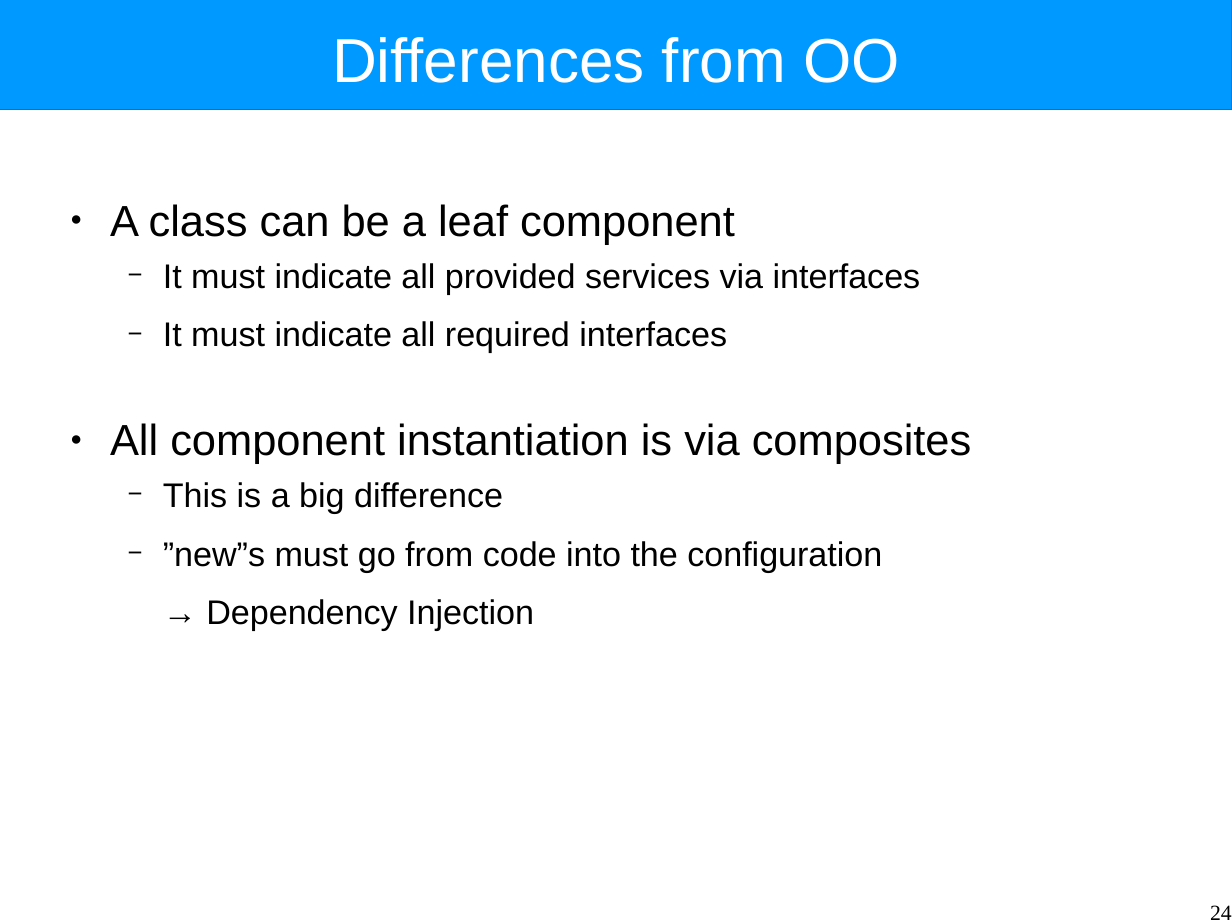
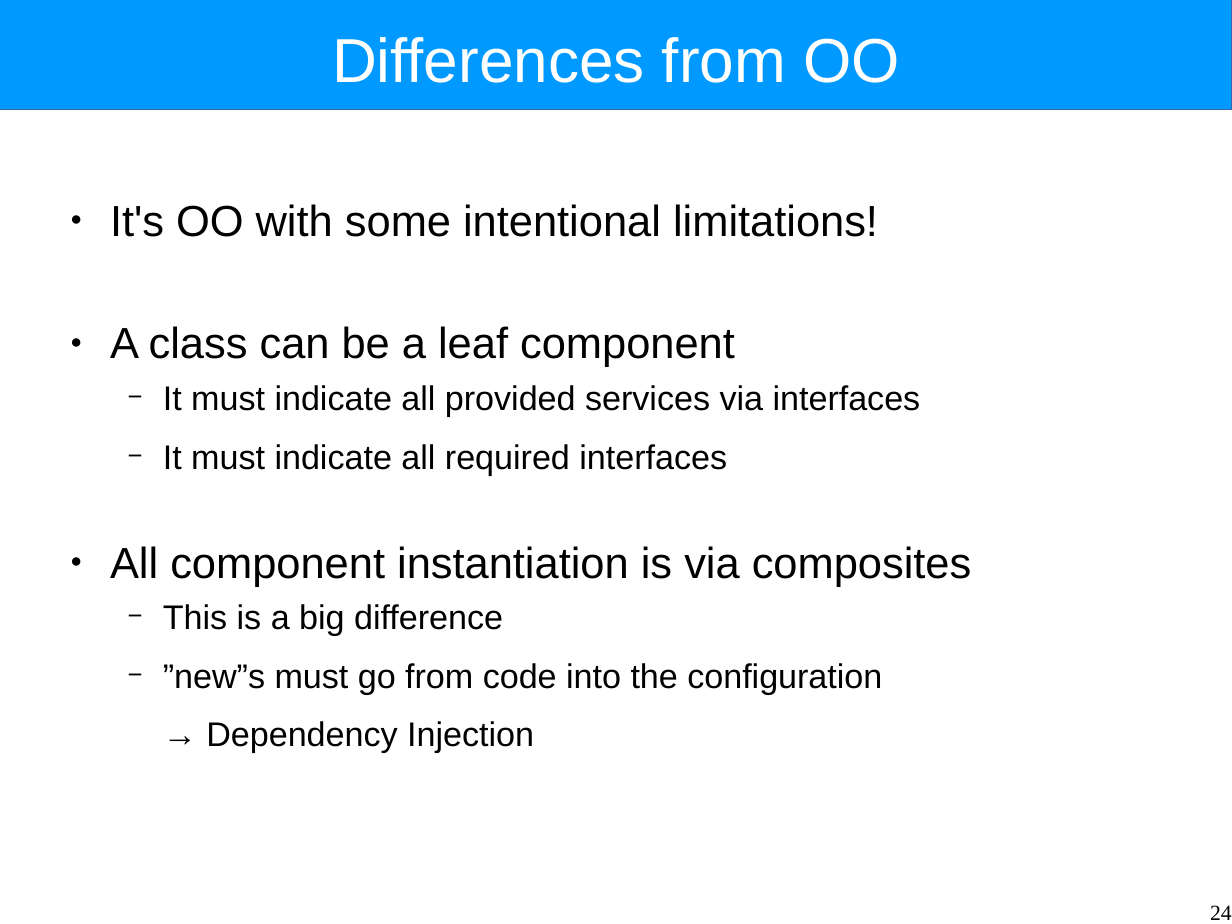
Before and after one commit to Intrinsarc/intrinsarc-evolve, a slide deck: slide 24 of Academic Work/lectures/components.odp. Drawn at 1232x924 pixels with LibreOffice and Linux fonts; fonts in the diff are those of the drawing. Boxes give left, top, right and bottom in pixels: in the first picture for what was removed or moved away, otherwise in the second. Text is boxed around its words. In the diff, an @@ line names an element or a change of style, - is before the commit and + after.

```diff
--- a/Academic Work/lectures/components.odp
+++ b/Academic Work/lectures/components.odp
@@ text at bbox=[110, 204, 878, 237]: paragraph added @@
+● It's OO with some intentional limitations!
```
Also in this commit, not shown: 12 other slides changed, 25 slides added, 9 slides removed, 3 other files.
